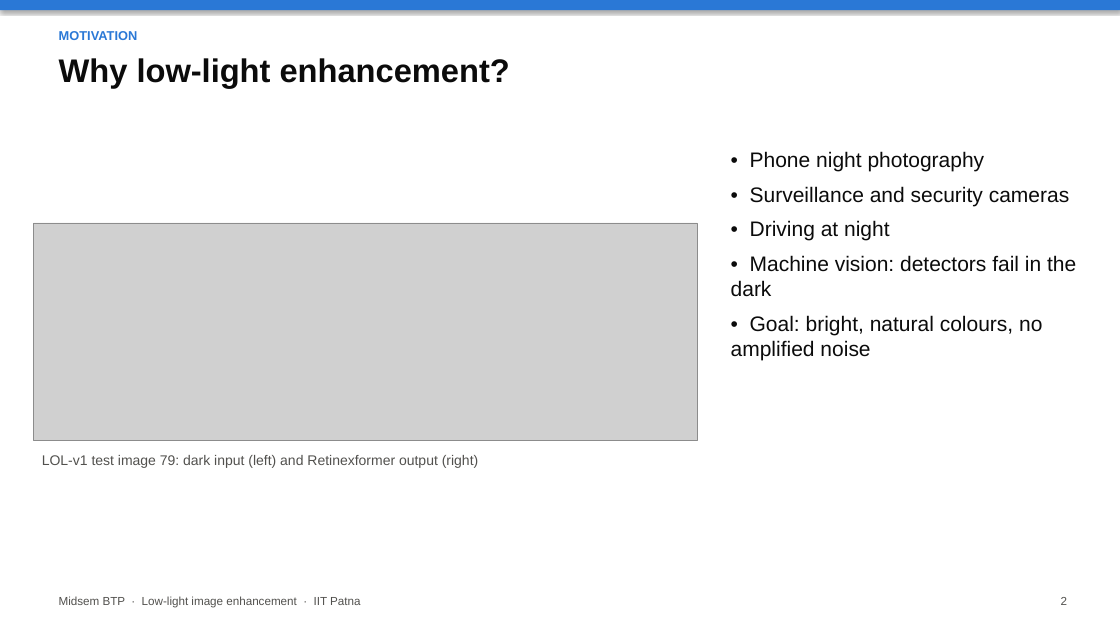
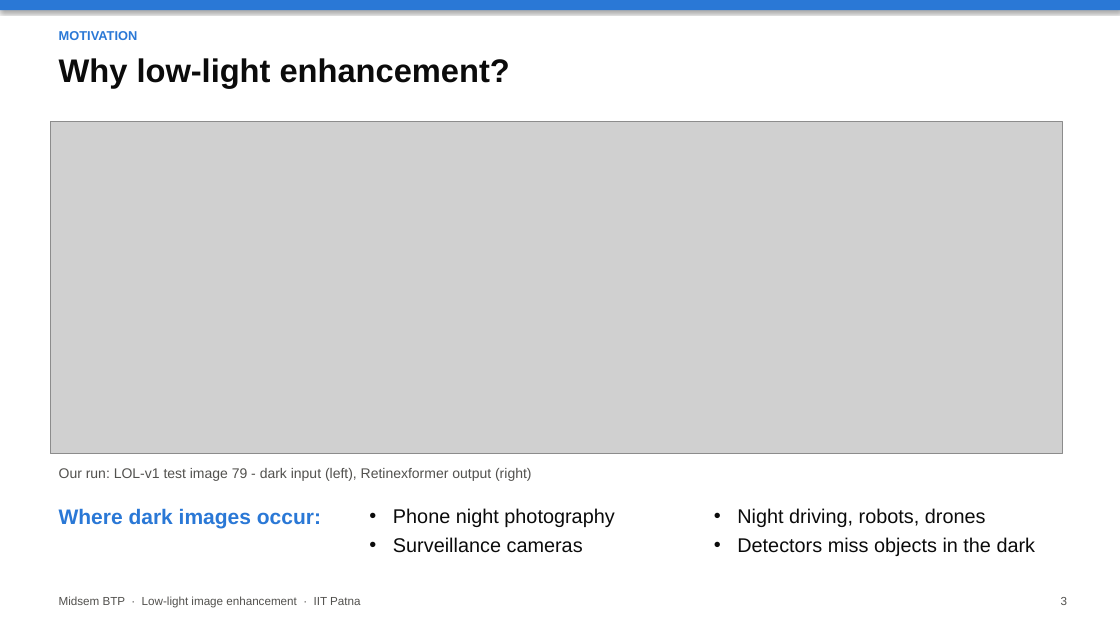
Before and after one commit to Crazycraftie/low-light-enhancement-btp, a slide deck: slide 3 of presentation/midsem.pptx (slide 2 before the commit). Drawn at 1120x630 pixels with LibreOffice and Linux fonts; fonts in the diff are those of the drawing; grey boxes stand for pictures. Boxes give left, top, right and bottom in pixels: in the first picture for what was removed or moved away, otherwise in the second. Text is boxed around its words. In the diff, an @@ line names an element or a change of style, - is before the commit and + after.

```diff
--- a/presentation/midsem.pptx
+++ b/presentation/midsem.pptx
@@ picture: place and size @@
-picture at bbox=[34, 223, 697, 440]
+picture at bbox=[50, 122, 1063, 454]
@@ text removed at bbox=[731, 151, 1076, 360] @@
-• Phone night photography
-• Surveillance and security cameras
-• Driving at night
-• Machine vision: detectors fail in the dark
-• Goal: bright, natural colours, no amplified noise
@@ text at bbox=[59, 468, 531, 481]: text changed @@
-LOL-v1 test image 79: dark input (left) and Retinexformer output (right)
+Our run: LOL-v1 test image 79 - dark input (left), Retinexformer output (right)
@@ text added at bbox=[59, 508, 321, 529], 18 pt, text #2A78D6, bold @@
+Where dark images occur:
@@ text added at bbox=[393, 508, 614, 553], 17 pt, text #0B0B0B @@
+• Phone night photography
+• Surveillance cameras
@@ text added at bbox=[737, 508, 1036, 556], 17 pt, text #0B0B0B @@
+• Night driving, robots, drones
+• Detectors miss objects in the dark
```
Also in this commit, not shown: 17 other slides changed, 1 slide added, 3 other files.
